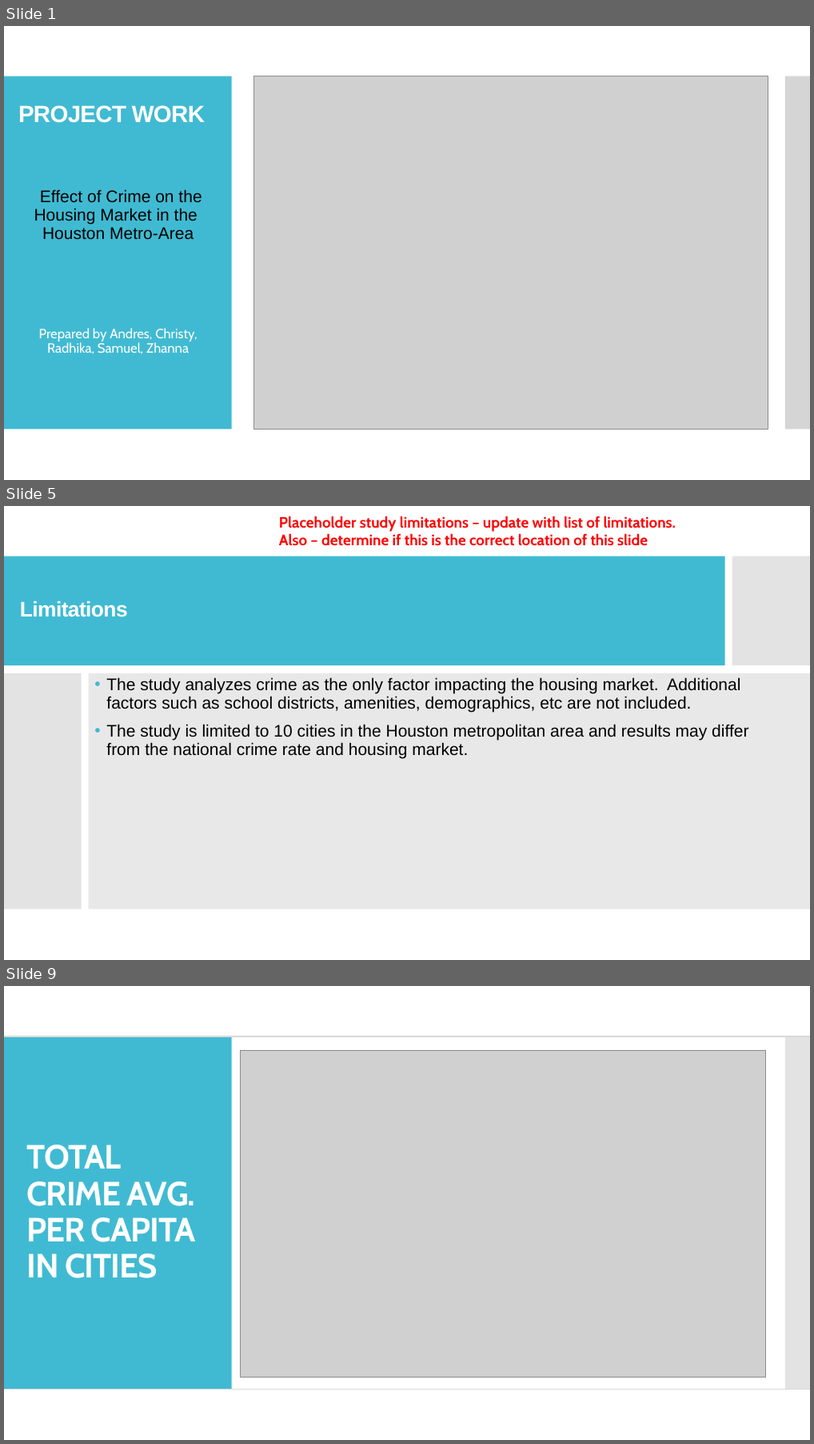
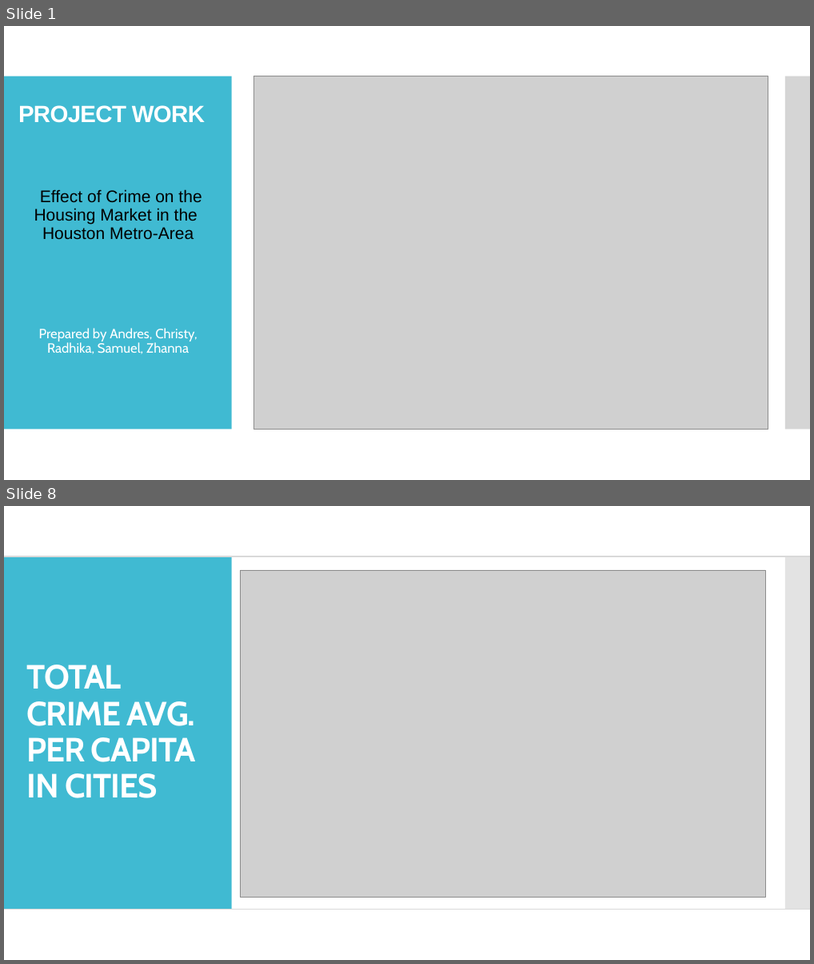
Before and after one commit to andresocorro/project_1, a slide deck: Presentation/final draft.pptx. Shown one above the other, each under a label of ours: slides 1, 5 and 9 before the commit, slides 1 and 8 after it; the slides between them are not shown. The pictures are 814x1444 and 814x964 pixels, drawn with LibreOffice and Linux fonts; fonts in the diff are those of the drawing; grey boxes stand for pictures. Boxes give left, top, right and bottom in pixels: in the first picture for what was removed or moved away, otherwise in the second. Text is boxed around its words. In the diff, an @@ line names an element or a change of style, - is before the commit and + after.

```diff
--- a/Presentation/final draft.pptx
+++ b/Presentation/final draft.pptx
@@ slide 5 removed at box(4, 506, 810, 960), background #FFFFFF; not listed: 2 template elements that a slide beside it also shows @@
@@ rectangle removed at box(4, 506, 810, 960) @@
@@ text removed at box(279, 516, 677, 546) @@
-Placeholder study limitations – update with list of limitations. Also – determine if this is the correct location of this slide
@@ rectangle removed at box(4, 556, 726, 666) @@
@@ rectangle removed at box(733, 556, 810, 666) @@
@@ title removed at box(20, 601, 128, 617) @@
-Limitations
@@ rectangle removed at box(4, 673, 82, 909) @@
@@ rectangle removed at box(89, 673, 810, 909) @@
@@ text removed at box(106, 677, 749, 758) @@
-• The study analyzes crime as the only factor impacting the housing market. Additional factors such as school districts, amenities, demographics, etc are not included.
-• The study is limited to 10 cities in the Houston metropolitan area and results may differ from the national crime rate and housing market.
@@ what was slide 9 is now slide 8 @@
```
Also in this commit, not shown: 9 slides changed, 2 slides added, 4 other slides removed, 1 other file.
